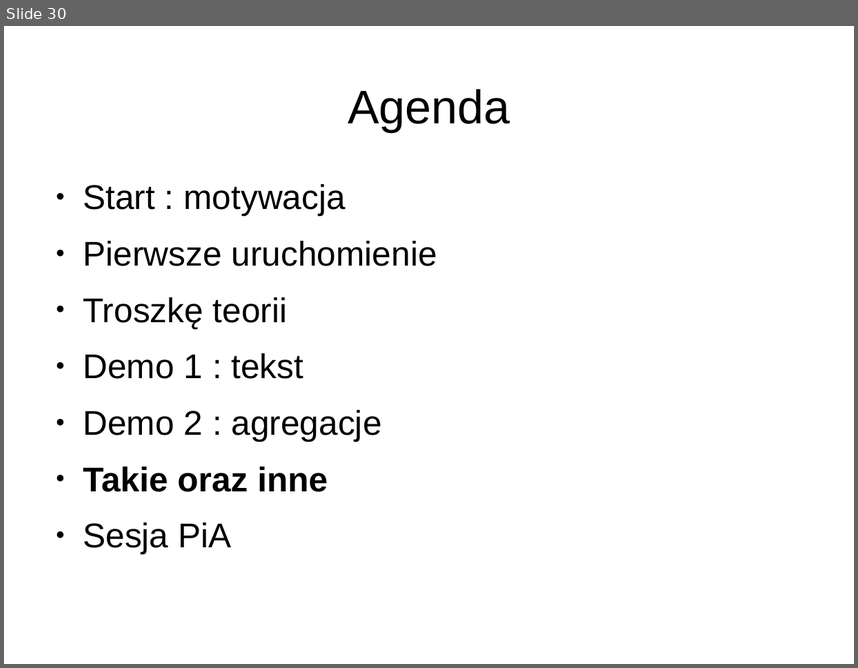
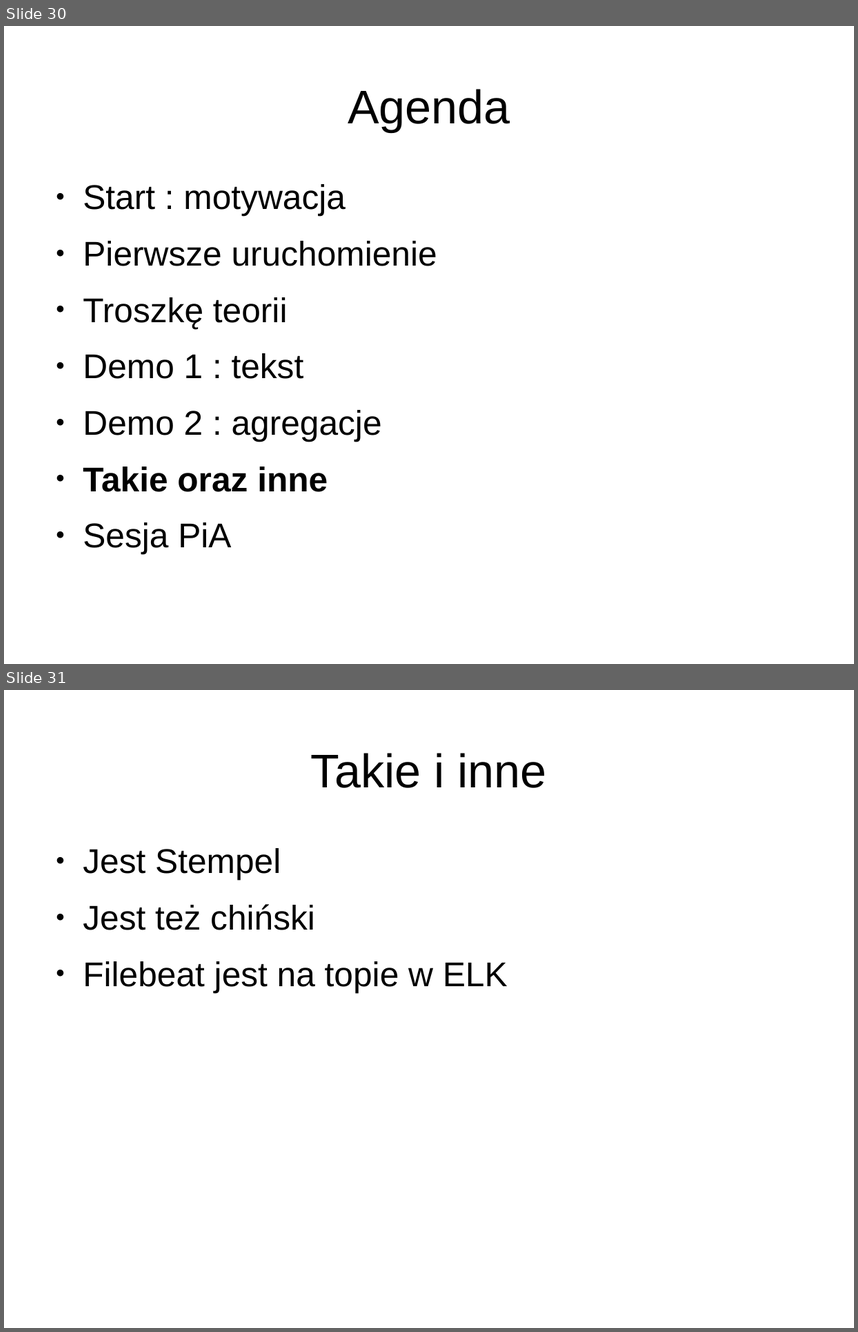
Before and after one commit to lukaszkuczynski/nieszukaj, a slide deck: znajduj.odp. Shown one above the other, each under a label of ours: slide 30 before the commit, slides 30 and 31 after it. The pictures are 858x668 and 858x1332 pixels, drawn with LibreOffice and Linux fonts; fonts in the diff are those of the drawing. Boxes give left, top, right and bottom in pixels: in the first picture for what was removed or moved away, otherwise in the second. Text is boxed around its words. In the diff, an @@ line names an element or a change of style, - is before the commit and + after.

```diff
--- a/znajduj.odp
+++ b/znajduj.odp
@@ slide 31 added at [4,690,854,1328], background #FFFFFF @@
@@ title added at [311,753,546,788], 44 pt, text #000000 @@
+Takie i inne
@@ text added at [83,848,508,992], 32 pt, text #000000 @@
+● Jest Stempel
+● Jest też chiński
+● Filebeat jest na topie w ELK
```
Also in this commit, not shown: 2 slides changed, 1 slide removed, 2 other files.
